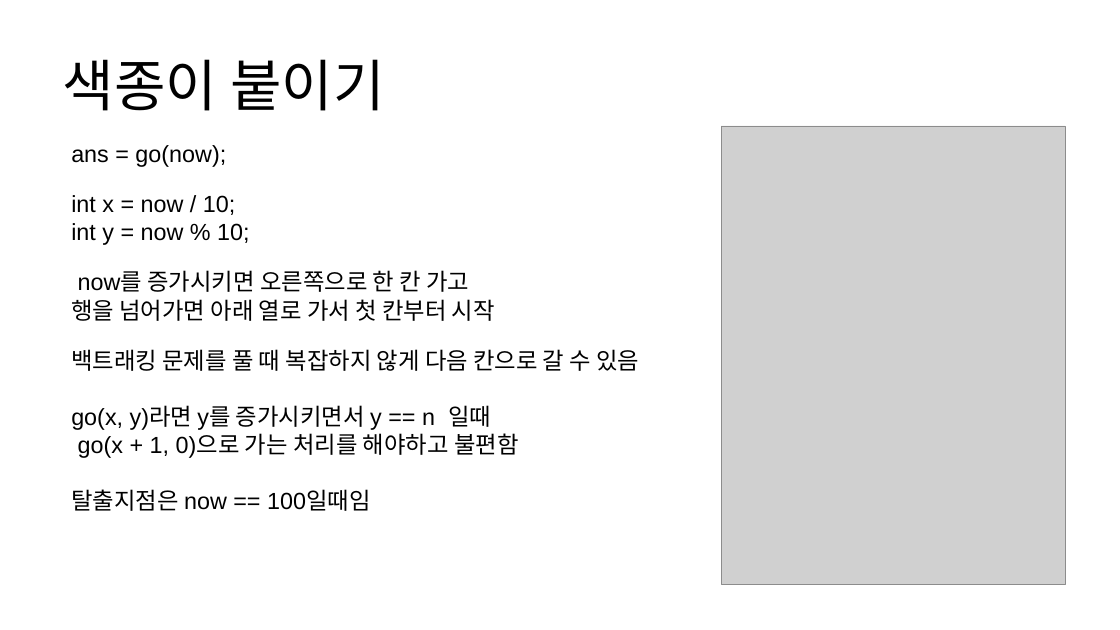
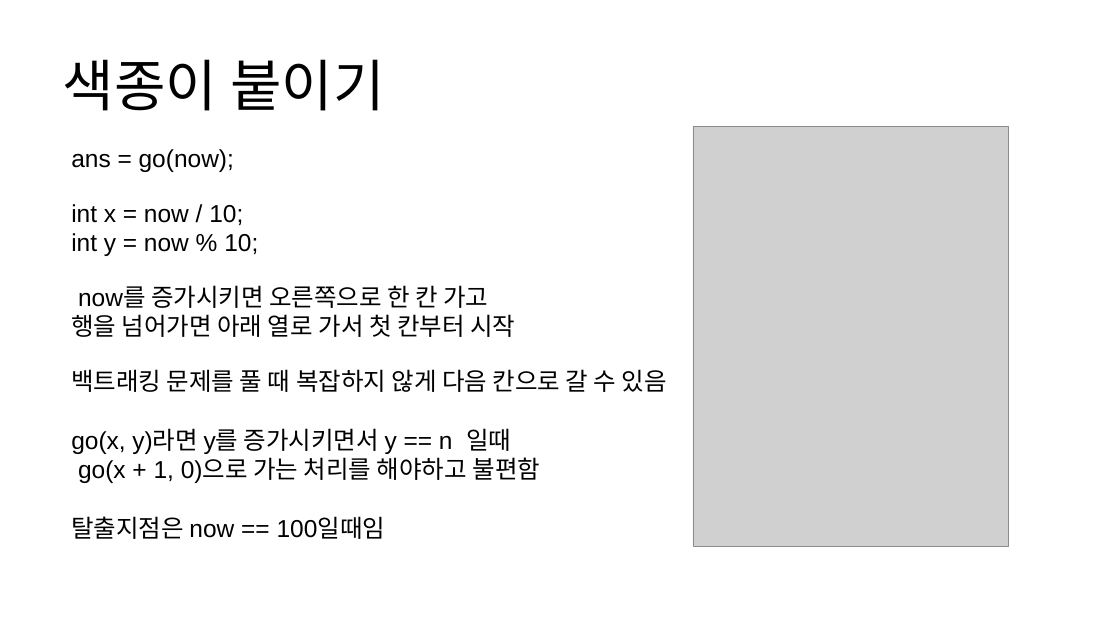
Before and after one commit to tpgh02/algo-study, a slide deck: slide 3 of archive/hyeongjun/week9.odp. Drawn at 1120x630 pixels with LibreOffice and Linux fonts; fonts in the diff are those of the drawing; grey boxes stand for pictures. Boxes give left, top, right and bottom in pixels: in the first picture for what was removed or moved away, otherwise in the second. Text is boxed around its words. In the diff, an @@ line names an element or a change of style, - is before the commit and + after.

```diff
--- a/archive/hyeongjun/week9.odp
+++ b/archive/hyeongjun/week9.odp
@@ text "ans = go(now);" at [71, 149, 667, 539]: size 20 to 21 pt @@
@@ picture: place and size @@
-picture at [722, 126, 1065, 585]
+picture at [693, 126, 1008, 546]
```
Also in this commit, not shown: 2 other slides changed, 17 other files.
